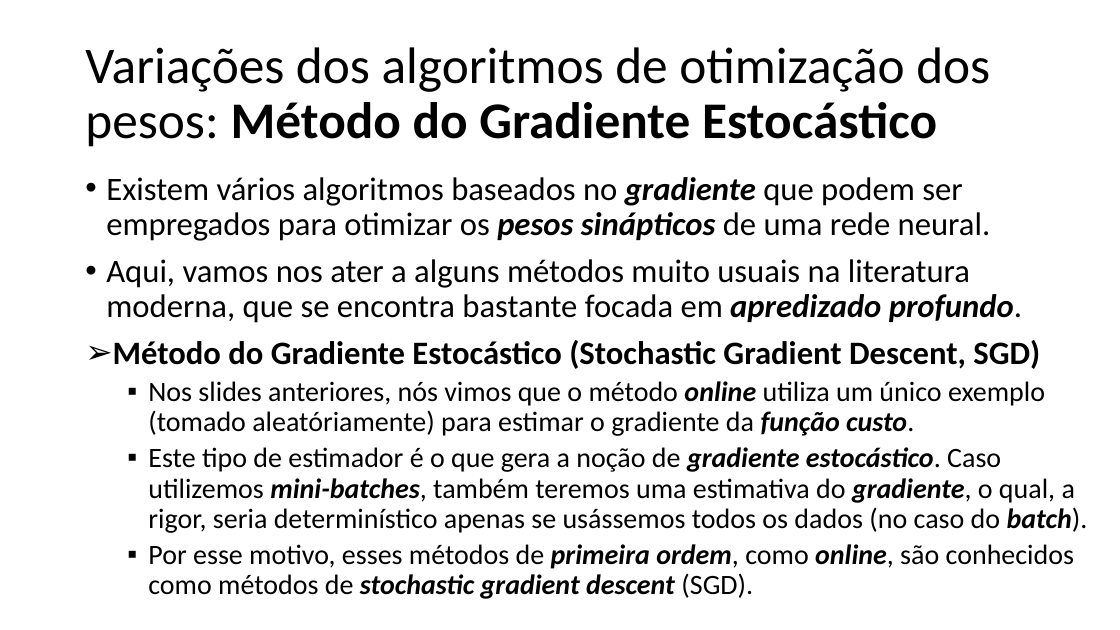
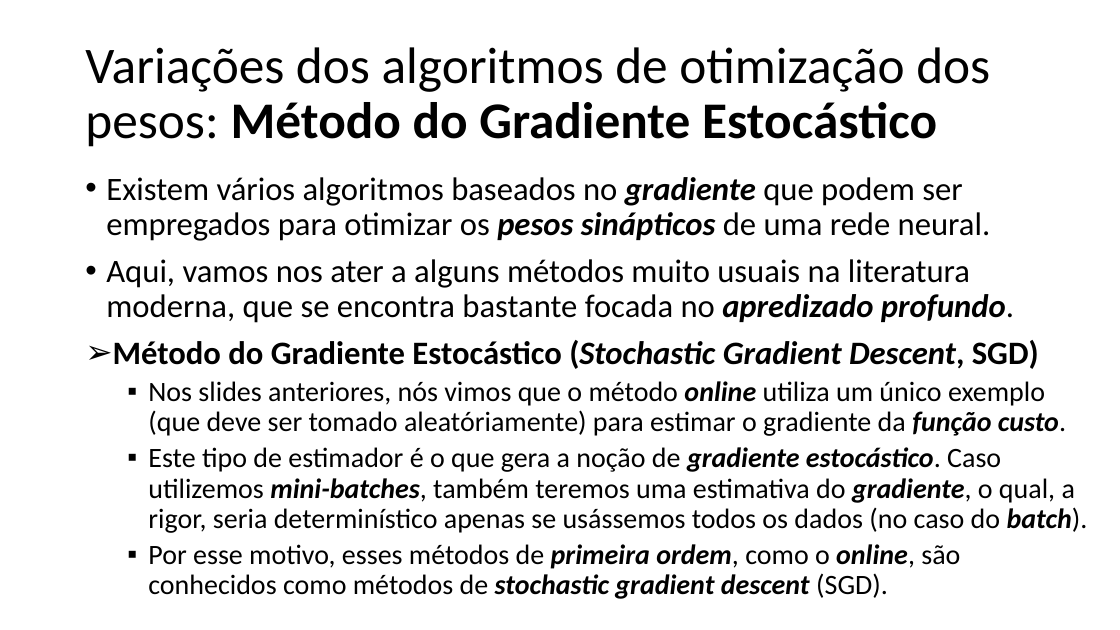
Before and after one commit to zz4fap/t320_aprendizado_de_maquina, a slide deck: slide 9 of slides/T320_Redes_Neurais_Artificiais (Parte IV).pptx. Drawn at 1120x630 pixels with LibreOffice and Linux fonts; fonts in the diff are those of the drawing. Boxes give left, top, right and bottom in pixels: in the first picture for what was removed or moved away, otherwise in the second. Text is boxed around its words. In the diff, an @@ line names an element or a change of style, - is before the commit and + after.

```diff
--- a/slides/T320_Redes_Neurais_Artificiais (Parte IV).pptx
+++ b/slides/T320_Redes_Neurais_Artificiais (Parte IV).pptx
@@ text at [106, 259, 1014, 323]: text changed @@
-• Aqui, vamos nos ater a alguns métodos muito usuais na literatura moderna, que se encontra bastante focada em apredizado profundo.
+• Aqui, vamos nos ater a alguns métodos muito usuais na literatura moderna, que se encontra bastante focada no apredizado profundo.
@@ text at [113, 340, 1039, 369]: italic on in "(Stochastic Gradient Descent," @@
@@ text at [148, 381, 1066, 436]: text changed @@
-  ▪ Nos slides anteriores, nós vimos que o método online utiliza um único exemplo (tomado aleatóriamente) para estimar o gradiente da função custo.
+  ▪ Nos slides anteriores, nós vimos que o método online utiliza um único exemplo (que deve ser tomado aleatóriamente) para estimar o gradiente da função custo.
@@ text at [148, 544, 960, 599]: text changed @@
-  ▪ Por esse motivo, esses métodos de primeira ordem, como online, são conhecidos como métodos de stochastic gradient descent (SGD).
+  ▪ Por esse motivo, esses métodos de primeira ordem, como o online, são conhecidos como métodos de stochastic gradient descent (SGD).
```
Also in this commit, not shown: 10 other slides changed, 2 slides added, 1 slide removed, 3 other files.
